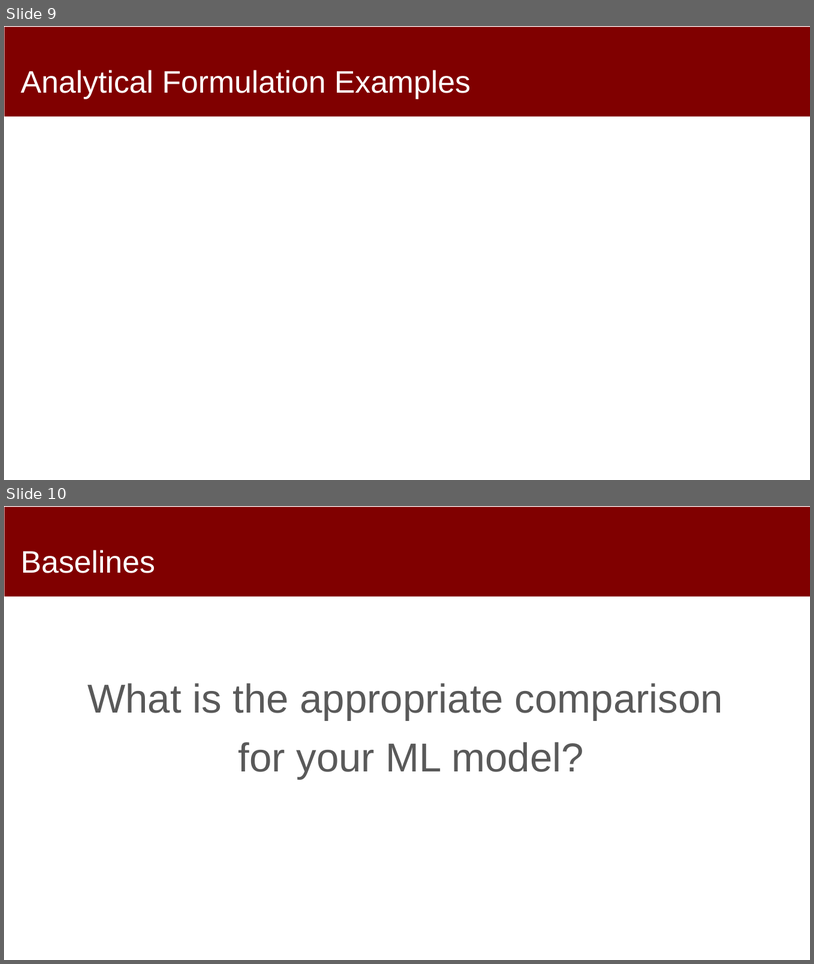
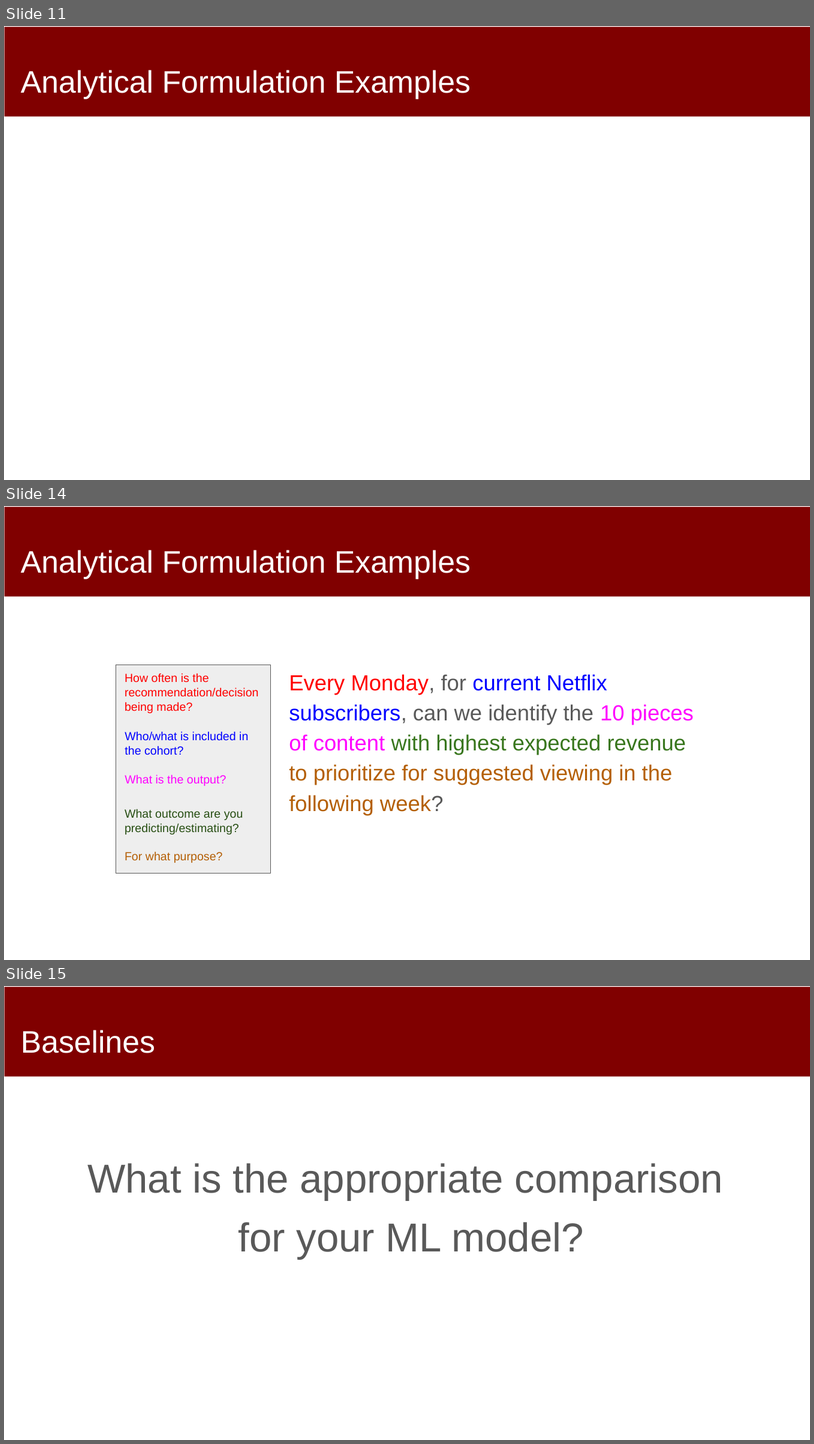
Before and after one commit to dssg/mlforpublicpolicylab, a slide deck: 03 - Data Exploration, Analytical Formulation, and Baselines/formulation-and-baselines.pptx. Shown one above the other, each under a label of ours: slides 9 and 10 before the commit, slides 11, 14 and 15 after it; the slides between them are not shown. The pictures are 814x964 and 814x1444 pixels, drawn with LibreOffice and Linux fonts; fonts in the diff are those of the drawing. Boxes give left, top, right and bottom in pixels: in the first picture for what was removed or moved away, otherwise in the second. Text is boxed around its words. In the diff, an @@ line names an element or a change of style, - is before the commit and + after.

Commit message:
formulation template

```diff
--- a/03 - Data Exploration, Analytical Formulation, and Baselines/formulation-and-baselines.pptx
+++ b/03 - Data Exploration, Analytical Formulation, and Baselines/formulation-and-baselines.pptx
@@ slide 14 added at (4, 506, 810, 960), background #FFFFFF; not listed: 1 template element that a slide beside it also shows @@
@@ title added at (21, 550, 471, 579), 37 pt, text #FFFFFF @@
+Analytical Formulation Examples
@@ rectangle added at (116, 664, 271, 873), fill #EEEEEE, outline #595959 0.75 pt @@
@@ text added at (125, 673, 259, 713), 14 pt, text #FF0000 @@
+How often is the recommendation/decision being made?
@@ text added at (289, 674, 694, 815), 26 pt, text #B45F06 @@
+Every Monday, for current Netflix subscribers, can we identify the 10 pieces of content with highest expected revenue to prioritize for suggested viewing in the following week?
@@ text added at (125, 731, 248, 755), 14 pt, text #0000FF @@
+Who/what is included in the cohort?
@@ text added at (125, 774, 226, 786), 14 pt, text #FF00FF @@
+What is the output?
@@ text added at (125, 808, 243, 862), 14 pt, text #274E13 @@
+What outcome are you predicting/estimating?
+For what purpose?
@@ what was slide 9 is now slide 11 @@
@@ what was slide 10 is now slide 15 @@
```
Also in this commit, not shown: 4 other slides added.
